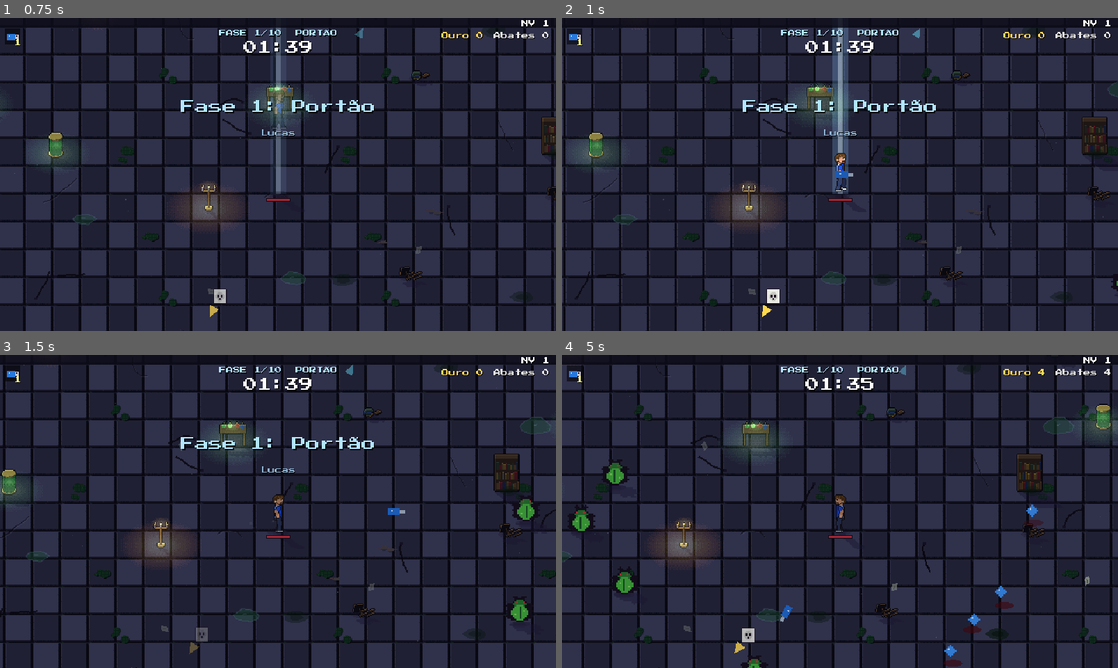
Above: before the commit, frames 1-4 (two rows, left to right).
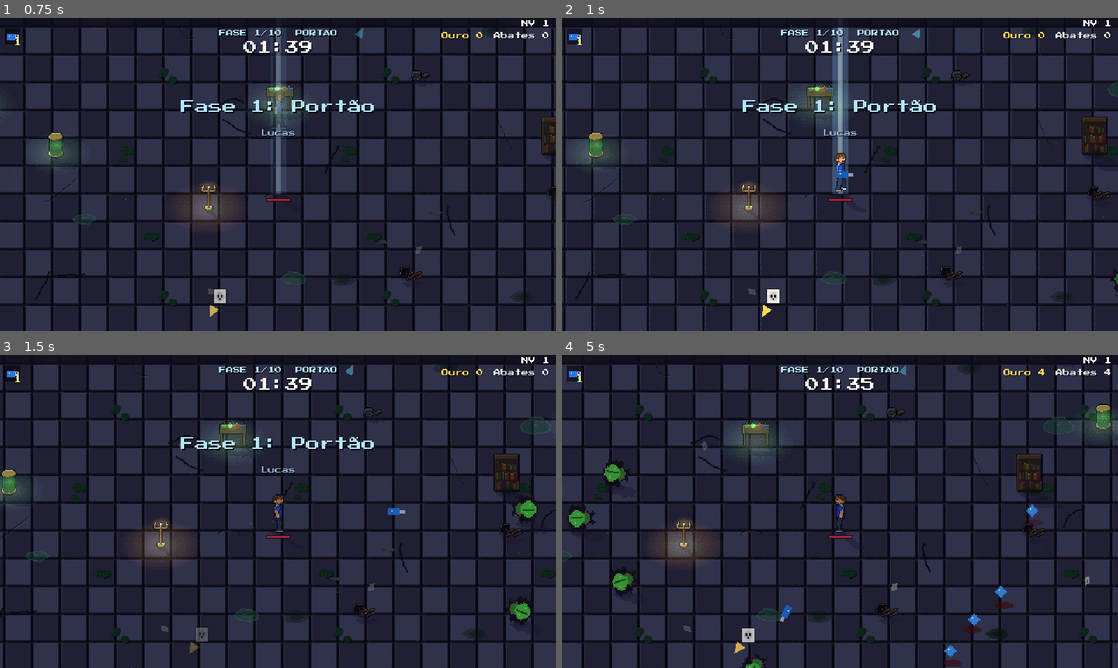
Above: after the commit, the same moments.

Repository: brenoalmeidatec/KIKIU-Survival
Game: Godot game, scene res://main.tscn
The game is run twice, just before and just after one commit, with the same random seed, the same clock (stepped at 60 frames per second) and the same inputs.
Inputs (mouse positions are in pixels of both pictures, inside the frame that each line leads up to):
- Up to frame 1 (0.75 s): tap Enter (confirmar) at 0.5 s; move the mouse to (400, 158) at 0.52 s; hold D (direita) from 0.53 s (still down); tap B (banir) at 0.6 s; click (400, 158) at 0.67 s
- Up to frame 2 (1 s): keep holding D (direita); tap X (pular) at 0.77 s
- Up to frame 3 (1.5 s): release D (direita) at 1.25 s; drag from (166, 527) to (250, 574) at 1.27 s
- Up to frame 4 (5 s): move the mouse to (895, 442) at 2.02 s; hold D (direita) 2.03-2.75 s; hold Space (dash) 2.03-2.75 s; drag from (812, 574) to (673, 464) at 2.77 s; move the mouse to (1006, 558) at 3.52 s; hold A (esquerda) 3.53-4.25 s; tap Q (transformar) at 3.6 s; tap X (pular) at 3.77 s; drag from (673, 464) to (756, 433) at 4.27 s

Frame 1 is identical in both runs. In frame 2, less than 0.1% of the frame differs, in the area x 98-100%, y 80-88%; in frame 3, 0.3%; in frame 4, 0.7%, in the area x 1-38%, y 33-100%.

Commit message:
Bug (besouro visto de cima) gira pra onde anda: não vem mais de ré
Co-Authored-By: Claude Opus 5.5 <noreply@anthropic.com>

Diff:
--- a/jogos/hordas/projeto/dados/inimigos.json
+++ b/jogos/hordas/projeto/dados/inimigos.json
@@ -3,6 +3,7 @@
  "bug": {
   "nome": "Bug",
   "sprite": "inimigo_bug",
+  "gira": true,
   "vida": 9,
   "dano": 5,
   "velocidade": 48,
--- a/jogos/hordas/projeto/scripts/hordas/inimigos.gd
+++ b/jogos/hordas/projeto/scripts/hordas/inimigos.gd
@@ -51,6 +51,9 @@
 	var ppx := 2.0               # pixels da tela por pixel do sprite (2 = vírus, 1 = arte de horror)
 	var ritmo := 4.0             # quadros de andar por segundo
 	var balanco := 0.0           # pulinho de andar, em px da tela
+	var gira := false            # arte vista de cima com a cabeça pra cima (bug): gira pra onde anda em vez de espelhar
+	var ang := 0.0               # ângulo atual do desenho (só com gira)
+	var pos_ant := Vector2.INF   # posição no último desenho (só com gira): vale no solo e no cliente online
 	var flutua := 0.0            # px acima do chão (a sombra fica no chão)
 	var aura := Color(0, 0, 0, 0)   # brilho em volta (a > 0)
 	var sz := Vector2.ZERO       # tamanho na tela (tam x escala x esc), calculado uma vez
@@ -137,6 +140,7 @@
 	v.sz = v.tam * v.ppx * v.esc
 	v.ritmo = float(dd.get("ritmo", 4.0))
 	v.balanco = float(dd.get("balanco", 0.0))
+	v.gira = bool(dd.get("gira", false))
 	v.flutua = float(dd.get("flutua", 0.0))
 	if dd.get("aura") is Array:
 		v.aura = Color(dd.aura[0], dd.aura[1], dd.aura[2], 1.0)
@@ -704,7 +708,18 @@
 			var w := roundf(s.x * sx * maxf(absf(v.flip), 0.08))
 			var h := roundf(s.y * sy)
 			r = Rect2(roundf(v.pos.x + jit) - roundf(w * 0.5), roundf(v.pos.y + s.y * 0.4 - lift) - h, -w if v.flip < 0.0 else w, h)
-		draw_texture_rect_region(v.tex, r, Rect2(v.tam.x * quadro, 0, v.tam.x, v.tam.y), cor)
+		if v.gira:
+			# visto de cima: a cabeça aponta pra onde ele anda (antes vinha de ré quando descia na direção do herói)
+			var passo: Vector2 = v.pos - v.pos_ant if v.pos_ant != Vector2.INF else Vector2.ZERO
+			v.pos_ant = v.pos
+			if passo.length_squared() > 0.04 and passo.length_squared() < 400.0:   # parado mantém; teleporte não gira
+				v.ang = lerp_angle(v.ang, passo.angle() + PI * 0.5, minf(1.0, _dt * 10.0))
+			var gw := absf(r.size.x)
+			draw_set_transform(r.position + Vector2(gw, r.size.y) * 0.5, v.ang)
+			draw_texture_rect_region(v.tex, Rect2(-gw * 0.5, -r.size.y * 0.5, gw, r.size.y), Rect2(v.tam.x * quadro, 0, v.tam.x, v.tam.y), cor)
+			draw_set_transform(Vector2.ZERO, 0.0)
+		else:
+			draw_texture_rect_region(v.tex, r, Rect2(v.tam.x * quadro, 0, v.tam.x, v.tam.y), cor)
 	for f in fantasmas:   # quem acabou de teleportar: encolhe e some numa nuvem escura onde estava
 		var u: float = f.t / NASC_T
 		var fs: Vector2 = f.sz * (1.0 - 0.6 * u)
Not shown, changed: LOGBOOK.md
